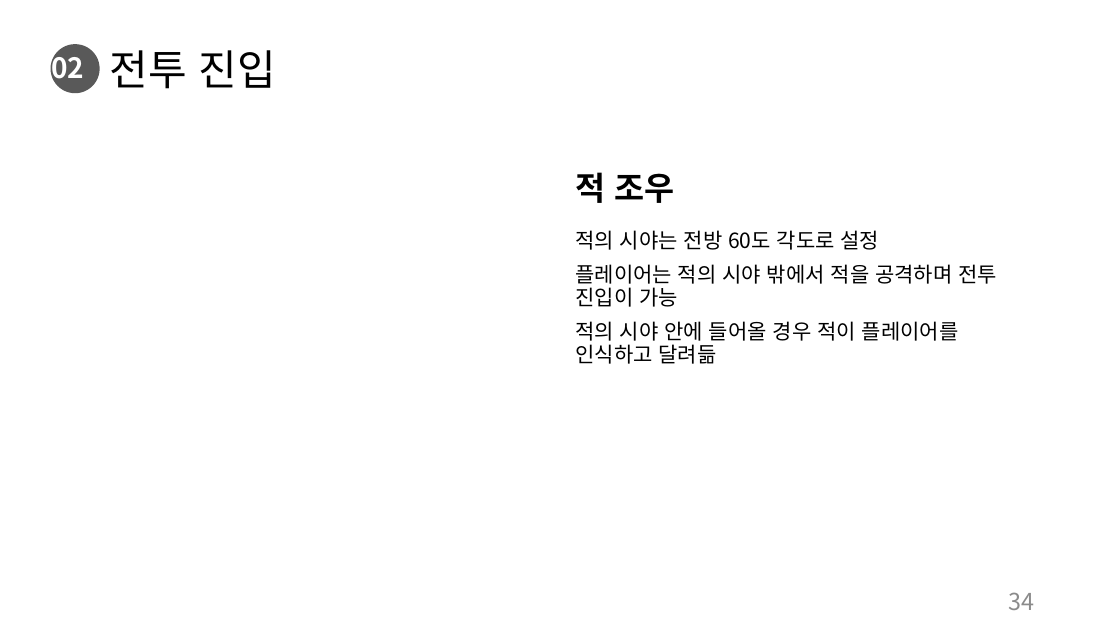
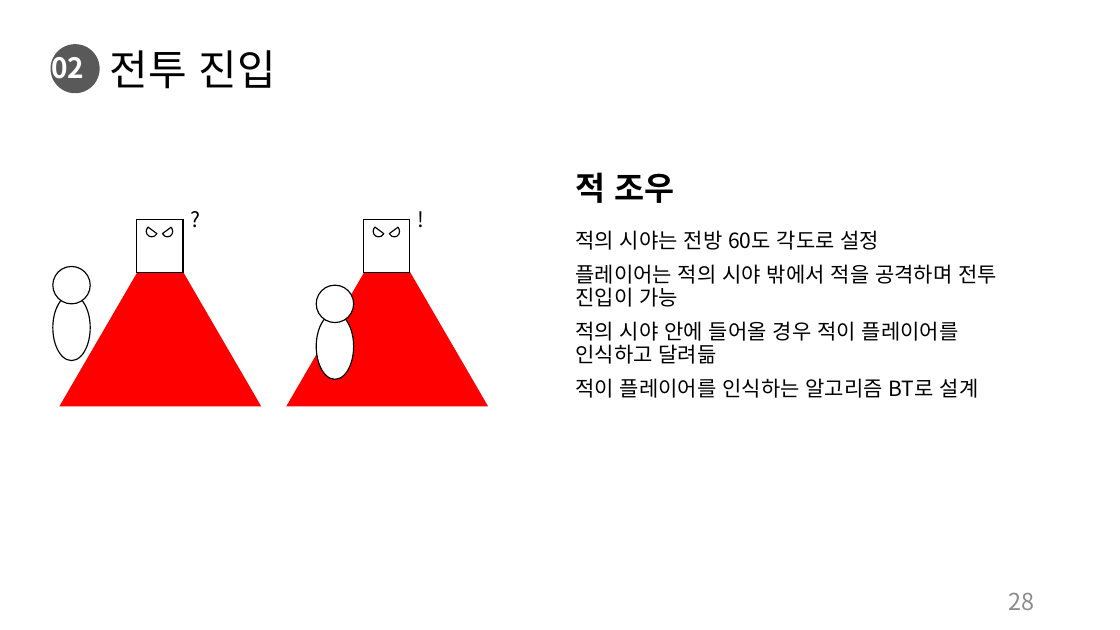
Before and after one commit to charobe/HDB, a slide deck: slide 28 of 조영욱/하자 드 바이오.pptx (slide 34 before the commit). Drawn at 1120x630 pixels with LibreOffice and Linux fonts; fonts in the diff are those of the drawing. Boxes give left, top, right and bottom in pixels: in the first picture for what was removed or moved away, otherwise in the second. Text is boxed around its words. In the diff, an @@ line names an element or a change of style, - is before the commit and + after.

```diff
--- a/조영욱/하자 드 바이오.pptx
+++ b/조영욱/하자 드 바이오.pptx
@@ text added at bbox=[182, 202, 209, 236], 18 pt, text #000000 @@
+?
@@ text added at bbox=[409, 202, 433, 236], 18 pt, text #000000 @@
+!
@@ triangle added at bbox=[60, 233, 261, 407], fill #FF0000 @@
@@ rectangle added at bbox=[136, 219, 182, 272], fill #FFFFFF, outline #000000 1 pt @@
@@ chord (boxed as its full ellipse) added at bbox=[146, 226, 157, 237], fill #FFFFFF, outline #000000 1 pt @@
@@ chord (boxed as its full ellipse) added at bbox=[162, 226, 172, 237], fill #FFFFFF, outline #000000 1 pt @@
@@ triangle added at bbox=[287, 233, 488, 407], fill #FF0000 @@
@@ rectangle added at bbox=[364, 219, 410, 272], fill #FFFFFF, outline #000000 1 pt @@
@@ chord (boxed as its full ellipse) added at bbox=[373, 226, 384, 237], fill #FFFFFF, outline #000000 1 pt @@
@@ chord (boxed as its full ellipse) added at bbox=[389, 226, 399, 237], fill #FFFFFF, outline #000000 1 pt @@
@@ ellipse added at bbox=[53, 266, 91, 304], fill #FFFFFF, outline #000000 1 pt @@
@@ ellipse added at bbox=[53, 295, 91, 360], fill #FFFFFF, outline #000000 1 pt @@
@@ ellipse added at bbox=[316, 285, 354, 323], fill #FFFFFF, outline #000000 1 pt @@
@@ ellipse added at bbox=[316, 313, 354, 379], fill #FFFFFF, outline #000000 1 pt @@
@@ text at bbox=[575, 378, 979, 398]: paragraph added @@
+적이 플레이어를 인식하는 알고리즘 BT로 설계
@@ page number at bbox=[1009, 592, 1035, 610]: text changed @@
-34
+28
```
Also in this commit, not shown: 32 other slides changed, 2 slides added, 1 slide removed, 1 other file.
